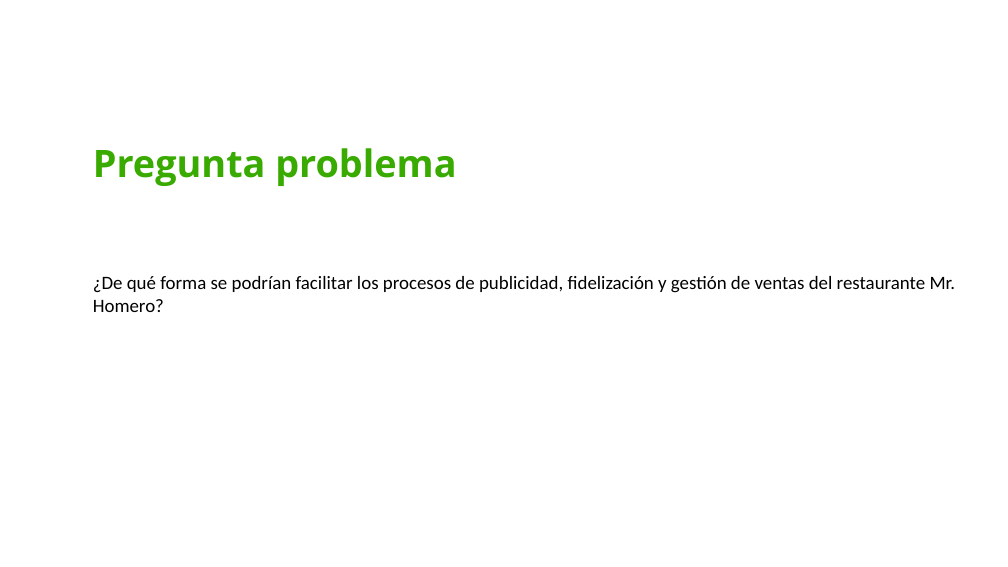
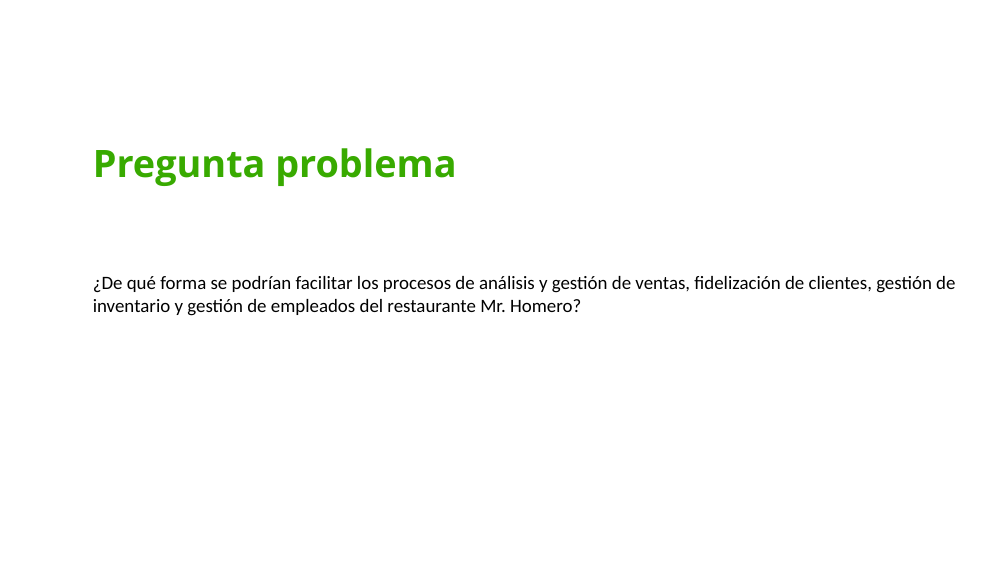
Before and after one commit to cmsrwood/mrhomero, a slide deck: slide 9 of entregables/Entregable (presentación).pptx. Drawn at 1008x567 pixels with LibreOffice and Linux fonts; fonts in the diff are those of the drawing; background and template pictures are left out. Boxes give left, top, right and bottom in pixels: in the first picture for what was removed or moved away, otherwise in the second. Text is boxed around its words. In the diff, an @@ line names an element or a change of style, - is before the commit and + after.

```diff
--- a/entregables/Entregable (presentación).pptx
+++ b/entregables/Entregable (presentación).pptx
@@ text at bbox=[93, 276, 955, 316]: text changed @@
-¿De qué forma se podrían facilitar los procesos de publicidad, fidelización y gestión de ventas del restaurante Mr. Homero?
+¿De qué forma se podrían facilitar los procesos de análisis y gestión de ventas, fidelización de clientes, gestión de inventario y gestión de empleados del restaurante Mr. Homero?
```
Also in this commit, not shown: 17 other slides changed, 5 slides added, 9 slides removed, 22 other files.
